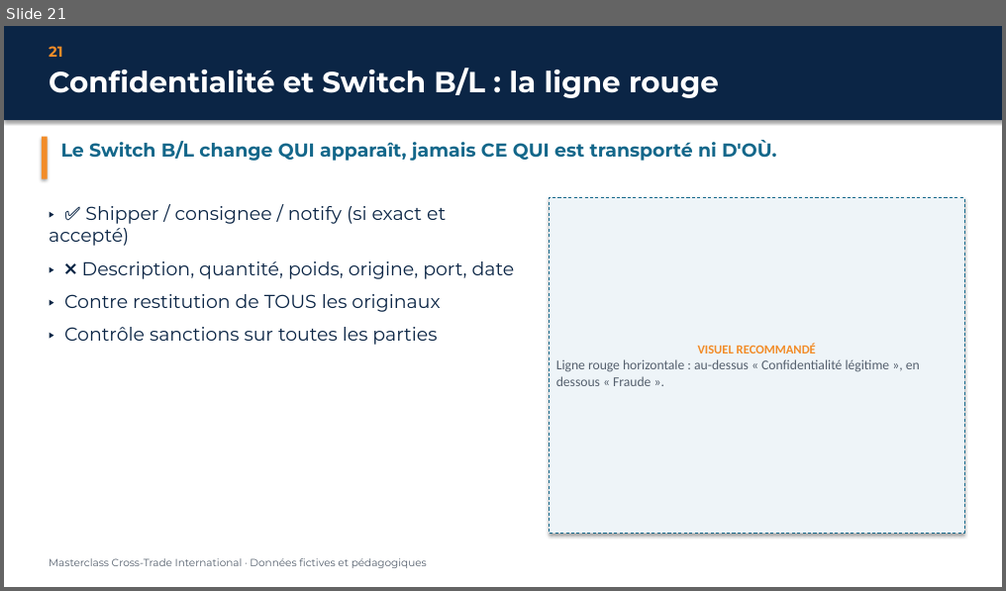
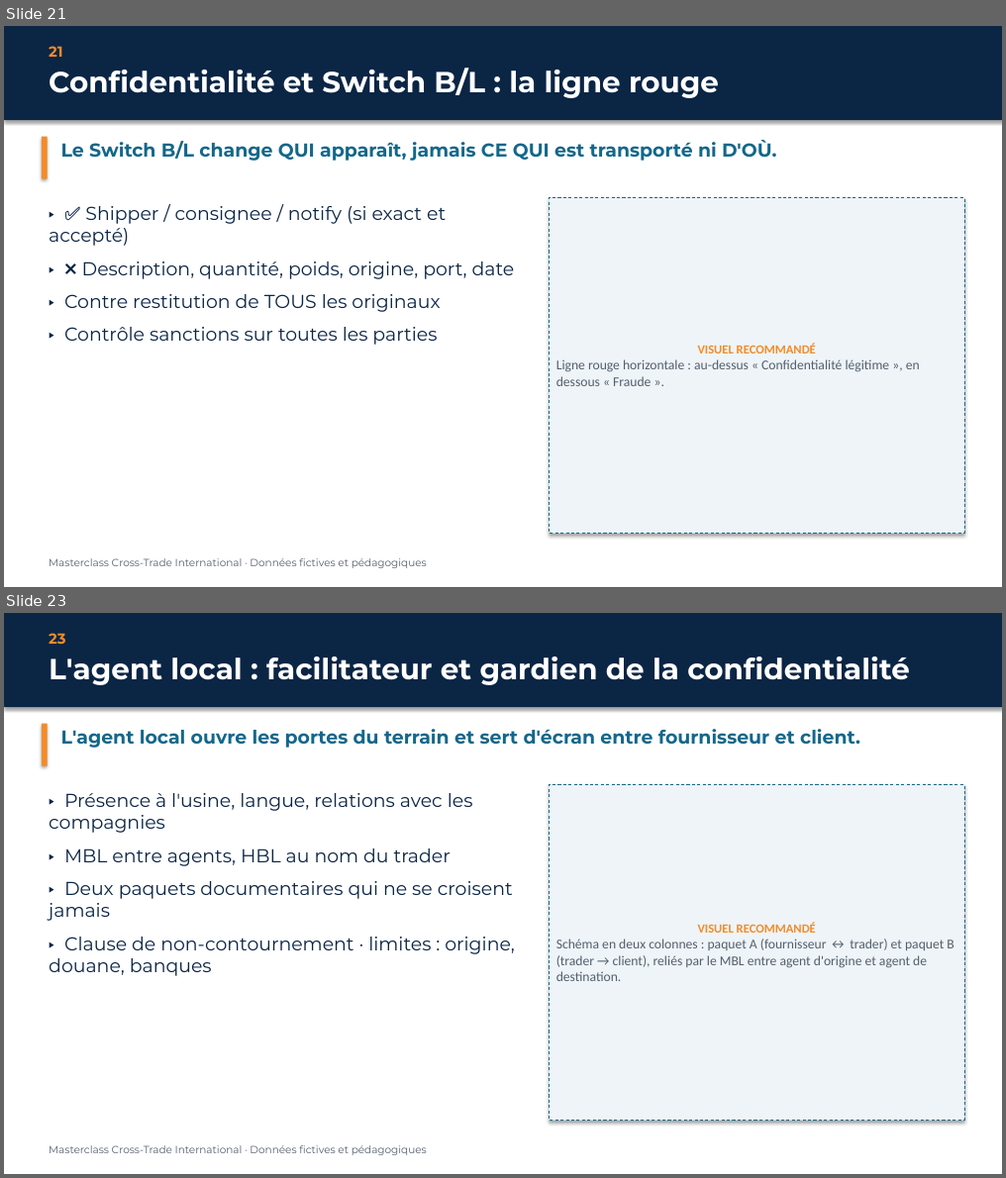
Before and after one commit to houzaifahr974-cyber/houzaifahr974-cyber, a slide deck: masterclass-cross-trade/Masterclass-Cross-Trade.pptx. Shown one above the other, each under a label of ours: slide 21 before the commit, slides 21 and 23 after it; the slides between them are not shown. The pictures are 1006x591 and 1006x1178 pixels, drawn with LibreOffice and Linux fonts; fonts in the diff are those of the drawing. Boxes give left, top, right and bottom in pixels: in the first picture for what was removed or moved away, otherwise in the second. Text is boxed around its words. In the diff, an @@ line names an element or a change of style, - is before the commit and + after.

```diff
--- a/masterclass-cross-trade/Masterclass-Cross-Trade.pptx
+++ b/masterclass-cross-trade/Masterclass-Cross-Trade.pptx
@@ slide 23 added at (4, 613, 1002, 1174), background #FFFFFF @@
@@ rectangle added at (4, 613, 1002, 707), fill #0B2545 @@
@@ text added at (49, 633, 65, 644), 14 pt, text #F28C28, bold @@
+23
@@ text added at (49, 657, 910, 685), 28 pt, text #FFFFFF, bold @@
+L'agent local : facilitateur et gardien de la confidentialité
@@ rectangle added at (42, 724, 48, 766), fill #F28C28 @@
@@ text added at (61, 729, 860, 748), 18 pt, text #13678A, bold @@
+L'agent local ouvre les portes du terrain et sert d'écran entre fournisseur et client.
@@ rectangle added at (549, 785, 964, 1121), fill #EEF4F8, outline #13678A 0.75 pt dashed, 13 pt, text #55606E @@
+VISUEL RECOMMANDÉ
+Schéma en deux colonnes : paquet A (fournisseur ↔ trader) et paquet B (trader → client), reliés par le MBL entre agent d'origine et agent de destination.
@@ text added at (49, 793, 515, 976), 18 pt, text #0B2545 @@
+▸ Présence à l'usine, langue, relations avec les compagnies
+▸ MBL entre agents, HBL au nom du trader
+▸ Deux paquets documentaires qui ne se croisent jamais
+▸ Clause de non-contournement · limites : origine, douane, banques
@@ text added at (49, 1146, 427, 1156), 10 pt, text #55606E @@
+Masterclass Cross-Trade International · Données fictives et pédagogiques
```
Also in this commit, not shown: 14 slides changed, 1 other slide added, 9 other files.
